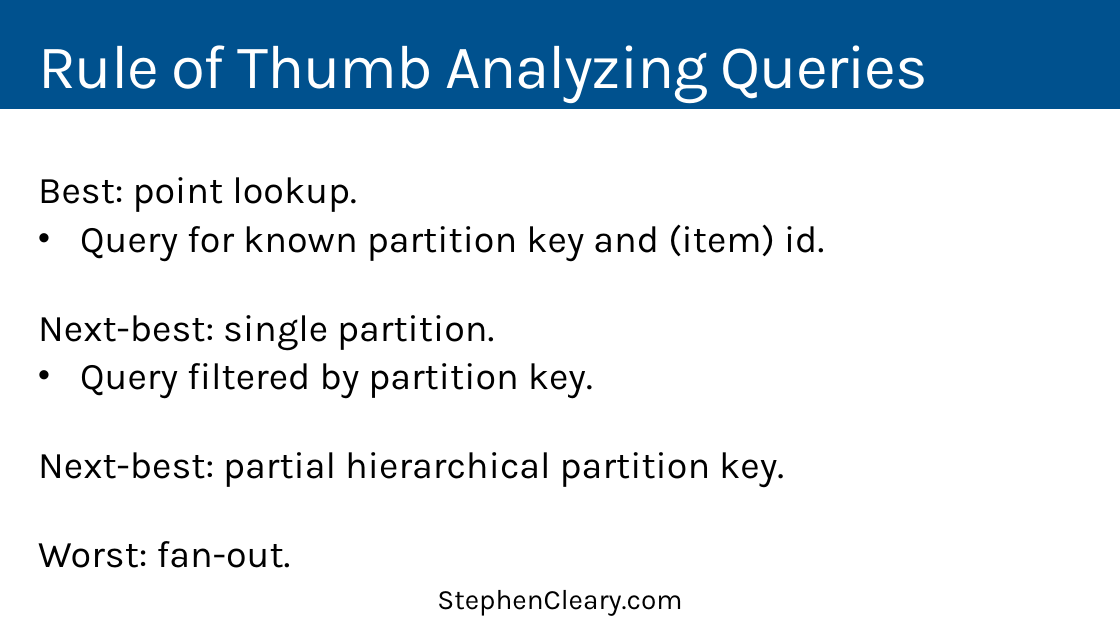
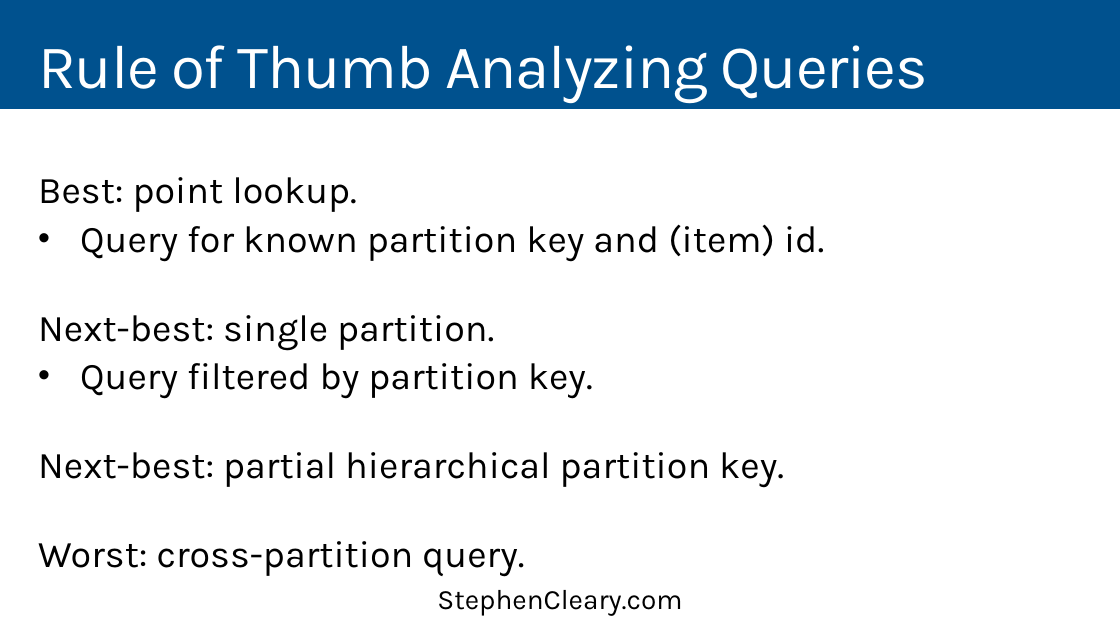
Before and after one commit to StephenCleary/Presentations, a slide deck: slide 40 of CosmosDB/CosmosDB - 16.9.pptx. Drawn at 1120x630 pixels with LibreOffice and Linux fonts; fonts in the diff are those of the drawing. Boxes give left, top, right and bottom in pixels: in the first picture for what was removed or moved away, otherwise in the second. Text is boxed around its words. In the diff, an @@ line names an element or a change of style, - is before the commit and + after.

```diff
--- a/CosmosDB/CosmosDB - 16.9.pptx
+++ b/CosmosDB/CosmosDB - 16.9.pptx
@@ text at [38,541,524,577]: text changed @@
-Worst: fan-out.
+Worst: cross-partition query.
```
Also in this commit, not shown: 15 other slides changed, 4 other files.
